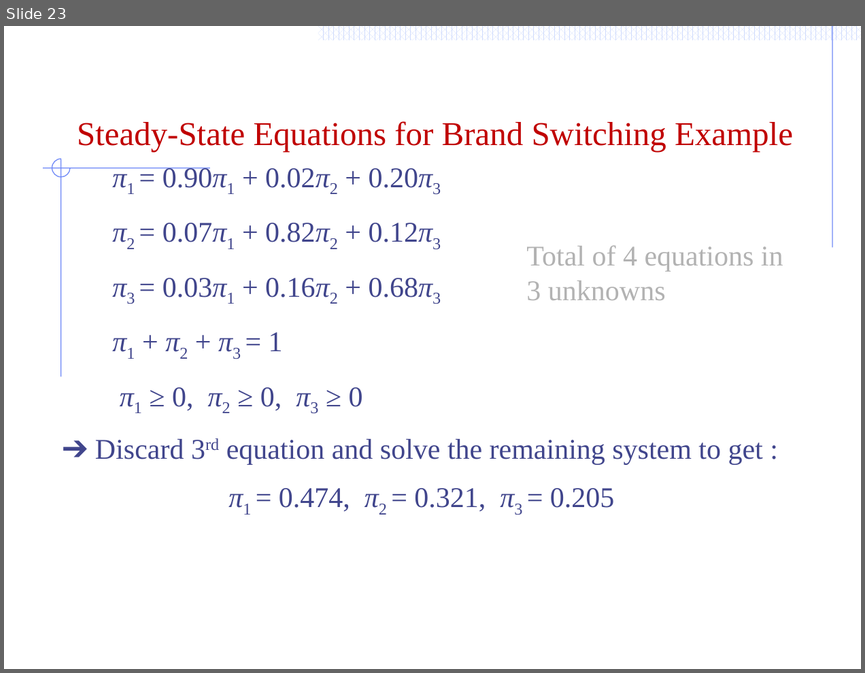
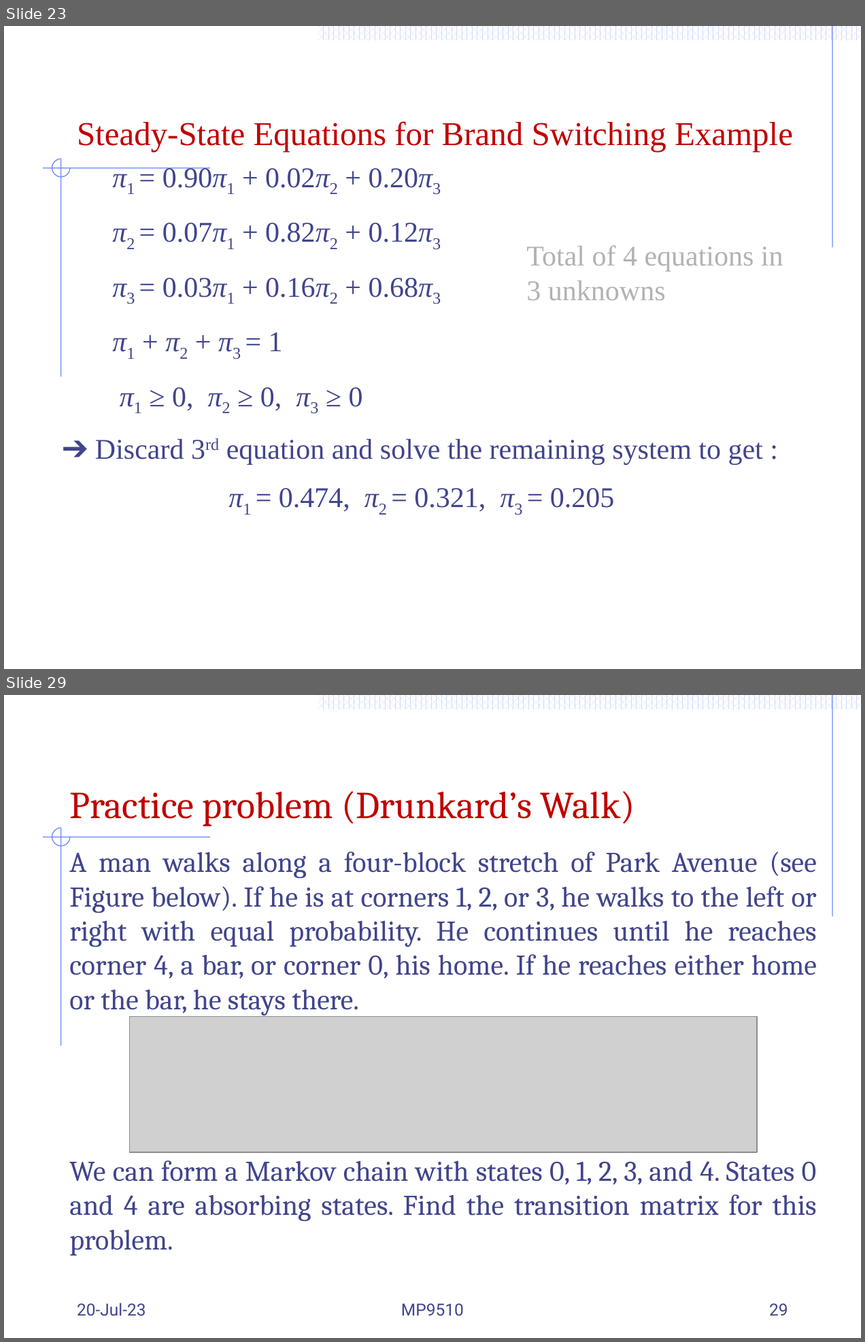
Before and after one commit to Mayooran1987/MC9510, a slide deck: Lect_3_Markov process.pptx. Shown one above the other, each under a label of ours: slide 23 before the commit, slides 23 and 29 after it; the slides between them are not shown. The pictures are 865x673 and 865x1342 pixels, drawn with LibreOffice and Linux fonts; fonts in the diff are those of the drawing; grey boxes stand for pictures. Boxes give left, top, right and bottom in pixels: in the first picture for what was removed or moved away, otherwise in the second. Text is boxed around its words. In the diff, an @@ line names an element or a change of style, - is before the commit and + after.

```diff
--- a/Lect_3_Markov process.pptx
+++ b/Lect_3_Markov process.pptx
@@ slide 29 added at bbox=[4, 695, 861, 1338], background #FFFFFF; not listed: 56 template elements that a slide beside it also shows @@
@@ title added at bbox=[70, 791, 635, 826], 32 pt, text #C00000 @@
+Practice problem (Drunkard’s Walk)
@@ text added at bbox=[69, 851, 817, 1255], 24 pt, text #40458C @@
+A man walks along a four-block stretch of Park Avenue (see Figure below). If he is at corners 1, 2, or 3, he walks to the left or right with equal probability. He continues until he reaches corner 4, a bar, or corner 0, his home. If he reaches either home or the bar, he stays there.
+We can form a Markov chain with states 0, 1, 2, 3, and 4. States 0 and 4 are absorbing states. Find the transition matrix for this problem.
@@ picture added at bbox=[129, 1016, 756, 1152] @@
@@ text added at bbox=[77, 1302, 146, 1316], 14 pt, text #40458C @@
+20-Jul-23
@@ text added at bbox=[401, 1303, 464, 1316], 14 pt, text #40458C @@
+MP9510
@@ page number added at bbox=[769, 1303, 788, 1315], 14 pt, text #40458C @@
+29
```
Also in this commit, not shown: 5 slides changed, 6 other slides added.
